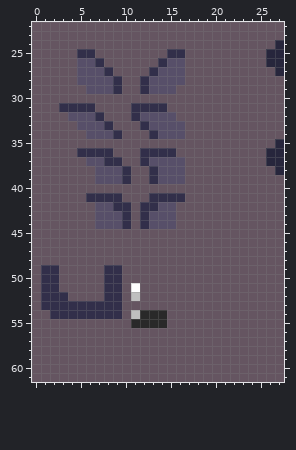
Pixel-art file: Assets/AngeliA Game/Artwork/Character/Player.ase. Above: the version before the commit.
256x256 pixels, 1 frame. Colours within 5 levels of each other are drawn and written as one. Shown: x 0..27, y 22..61.
Once edited:
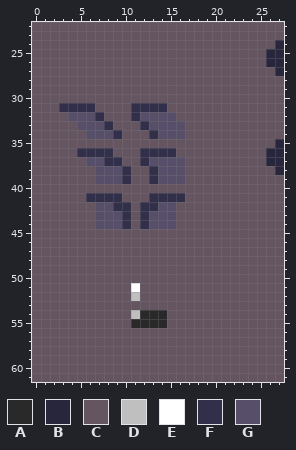
Palette (. is transparent): A #292929  B #27263c  C #655561  D #bfbfbf  E #ffffff  F #322f4a  G #574f69
From old to new:
--- layer "Main"
@@ x 3..18 @@
 24 CCCCCCCCCCCCCCCC
-25 CCFFCCCCCCCCFFCC
-26 CCGGFCCCCCCFGGCC
-27 CCGGGFCCCCFGGGCC
-28 CCGGGGFCCFGGGGCC
-29 CCCGGGFCCFGGGCCC
+25 CCCCCCCCCCCCCCCC
+26 CCCCCCCCCCCCCCCC
+27 CCCCCCCCCCCCCCCC
+28 CCCCCCCCCCCCCCCC
+29 CCCCCCCCCCCCCCCC
 30 CCCCCCCCCCCCCCCC
@@ x 0..11 @@
 48 CCCCCCCCCCCC
-49 CFFCCCCCFFCC
-50 CFFCCCCCFFCC
-51 CFFCCCCCFFCE
-52 CFFFCCCCFFCD
-53 CFFFFFFFFFCC
-54 CCFFFFFFFFCD
+49 CCCCCCCCCCCC
+50 CCCCCCCCCCCC
+51 CCCCCCCCCCCE
+52 CCCCCCCCCCCD
+53 CCCCCCCCCCCC
+54 CCCCCCCCCCCD
 55 CCCCCCCCCCCA
Changed places in both pictures, as pixel boxes (x1, y1, x2, y2):
changed: (77, 49, 185, 94)
changed: (41, 265, 122, 319)
